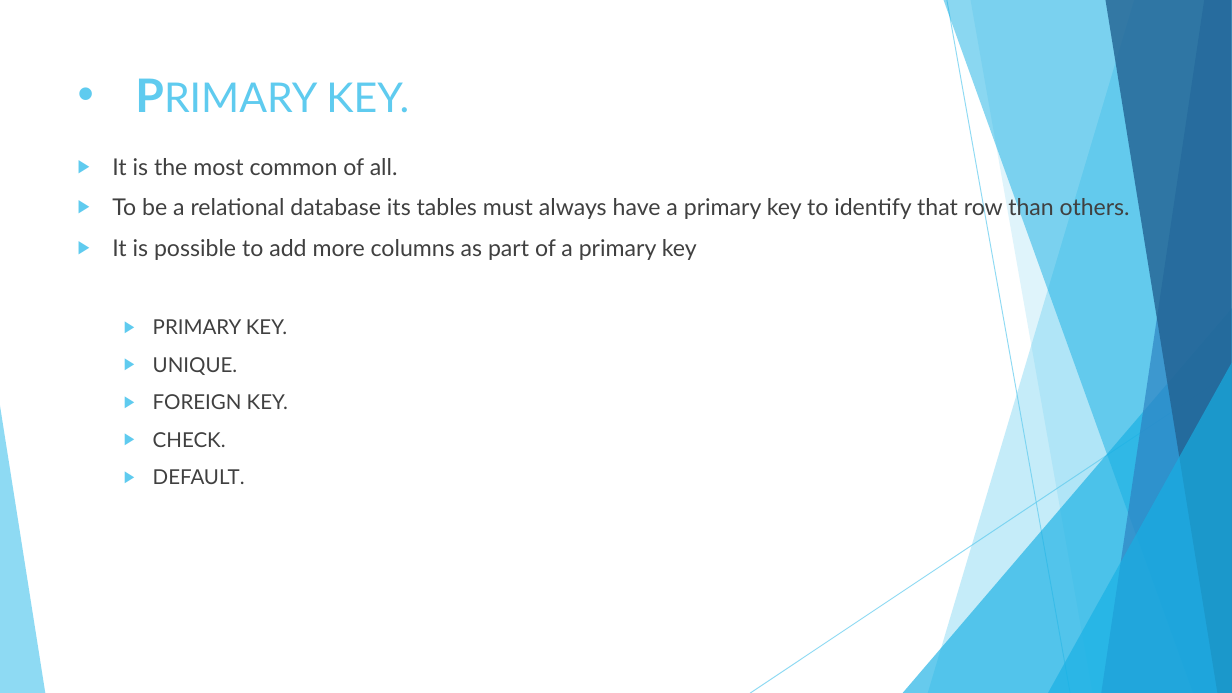
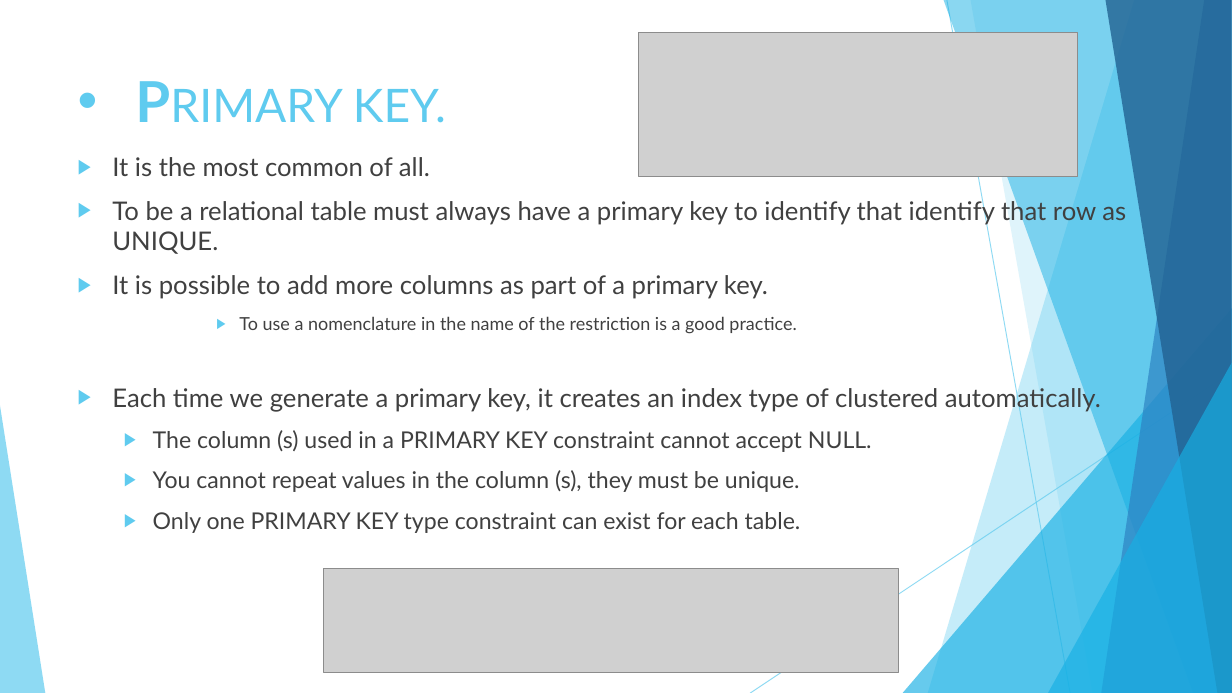
Before and after one commit to diegosilva91/MySQL-BASICS, a slide deck: slide 7 of MySQL BASICS.pptx. Drawn at 1232x693 pixels with LibreOffice and Linux fonts; fonts in the diff are those of the drawing; grey boxes stand for pictures. Boxes give left, top, right and bottom in pixels: in the first picture for what was removed or moved away, otherwise in the second. Text is boxed around its words. In the diff, an @@ line names an element or a change of style, - is before the commit and + after.

Commit message:
Update the presentation part 2 and docx

```diff
--- a/MySQL BASICS.pptx
+++ b/MySQL BASICS.pptx
@@ picture added at [639, 32, 1078, 177] @@
@@ title "PRIMARY KEY." at [353, 89, 446, 123]: size 36 to 44 pt in "PRIMARY"; size 32 to 36 pt @@
@@ text at [112, 157, 430, 176]: size 18 to 20 pt in "It is the most common of all." @@
@@ text at [112, 198, 1126, 533]: text changed; size 18 to 20 pt @@
-▶ To be a relational database its tables must always have a primary key to identify that row than others.
-▶ It is possible to add more columns as part of a primary key
-  ▶ PRIMARY KEY.
-  ▶ UNIQUE.
-  ▶ FOREIGN KEY.
-  ▶ CHECK.
-  ▶ DEFAULT.
+▶ To be a relational table must always have a primary key to identify that identify that row as UNIQUE.
+▶ It is possible to add more columns as part of a primary key.
+      ▶ To use a nomenclature in the name of the restriction is a good practice.
+▶ Each time we generate a primary key, it creates an index type of clustered automatically.
+  ▶ The column (s) used in a PRIMARY KEY constraint cannot accept NULL.
+  ▶ You cannot repeat values in the column (s), they must be unique.
+  ▶ Only one PRIMARY KEY type constraint can exist for each table.
@@ picture added at [324, 568, 899, 673] @@
```
Also in this commit, not shown: 4 slides added, 3 other files.
